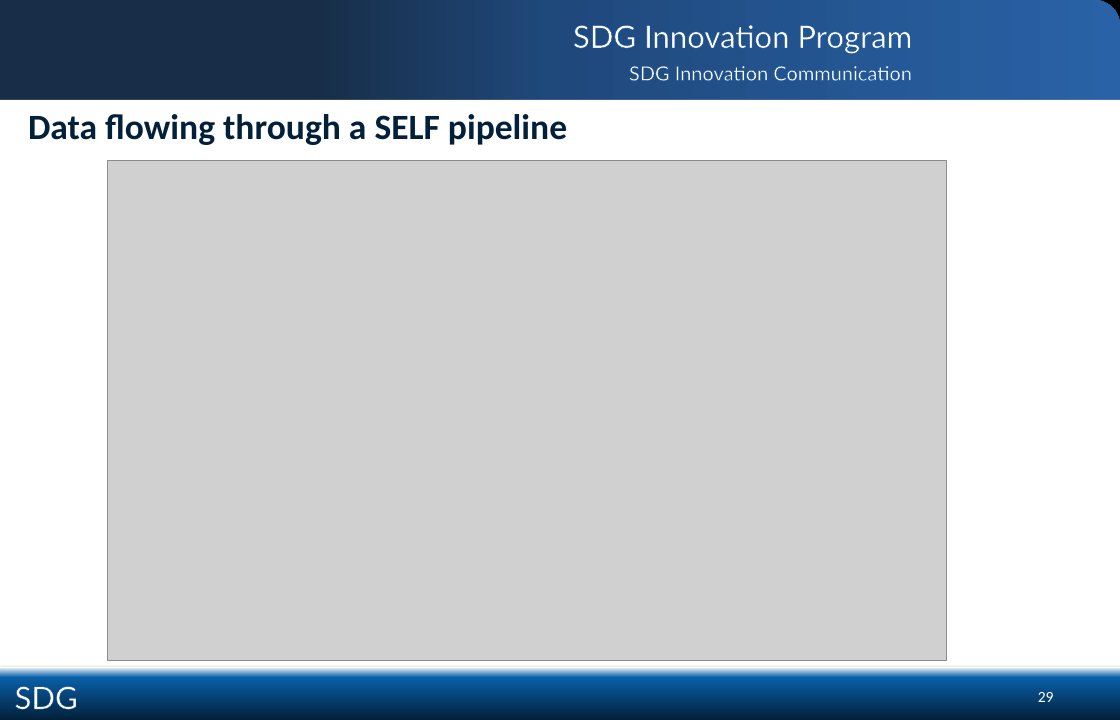
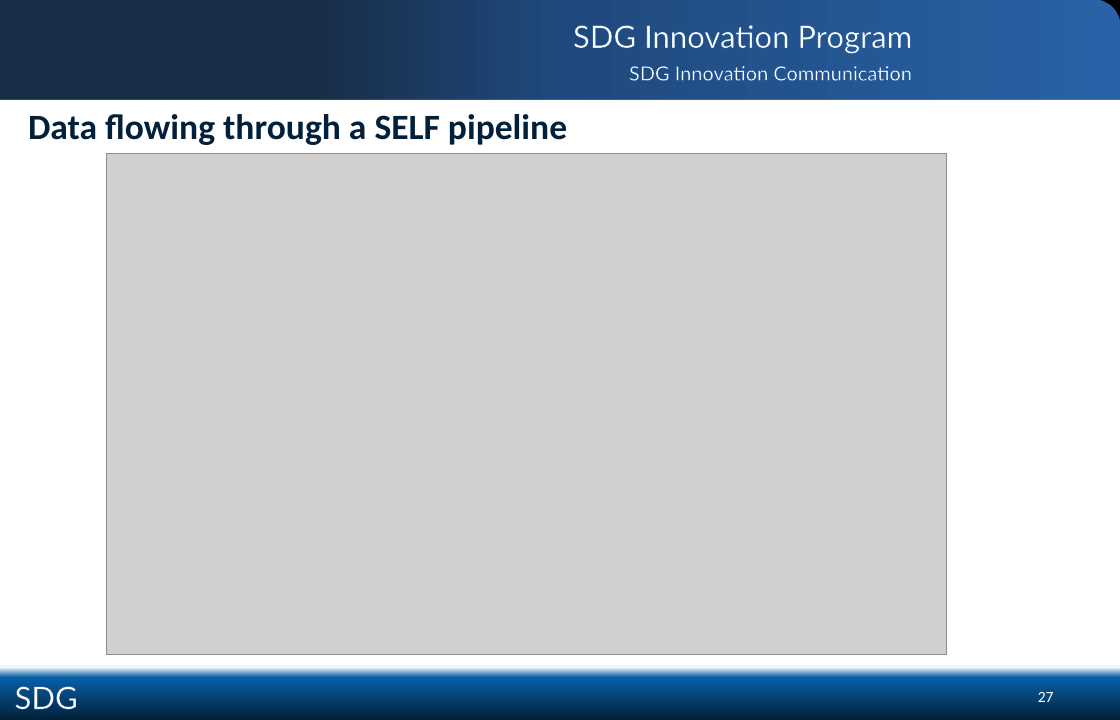
Before and after one commit to SystemVerilogX/SVX, a slide deck: slide 27 of SVX Docs/SVX Public Docs/SVX Data Flow.pptx (slide 29 before the commit). Drawn at 1120x720 pixels with LibreOffice and Linux fonts; fonts in the diff are those of the drawing; grey boxes stand for pictures; background and template pictures are left out. Boxes give left, top, right and bottom in pixels: in the first picture for what was removed or moved away, otherwise in the second. Text is boxed around its words. In the diff, an @@ line names an element or a change of style, - is before the commit and + after.

```diff
--- a/SVX Docs/SVX Public Docs/SVX Data Flow.pptx
+++ b/SVX Docs/SVX Public Docs/SVX Data Flow.pptx
@@ picture: place and size @@
-picture at (107,160,946,660)
+picture at (106,154,946,655)
@@ page number at (1038,692,1054,702): text changed @@
-29
+27
```
Also in this commit, not shown: 12 other slides changed, 1 slide added, 3 slides removed.
